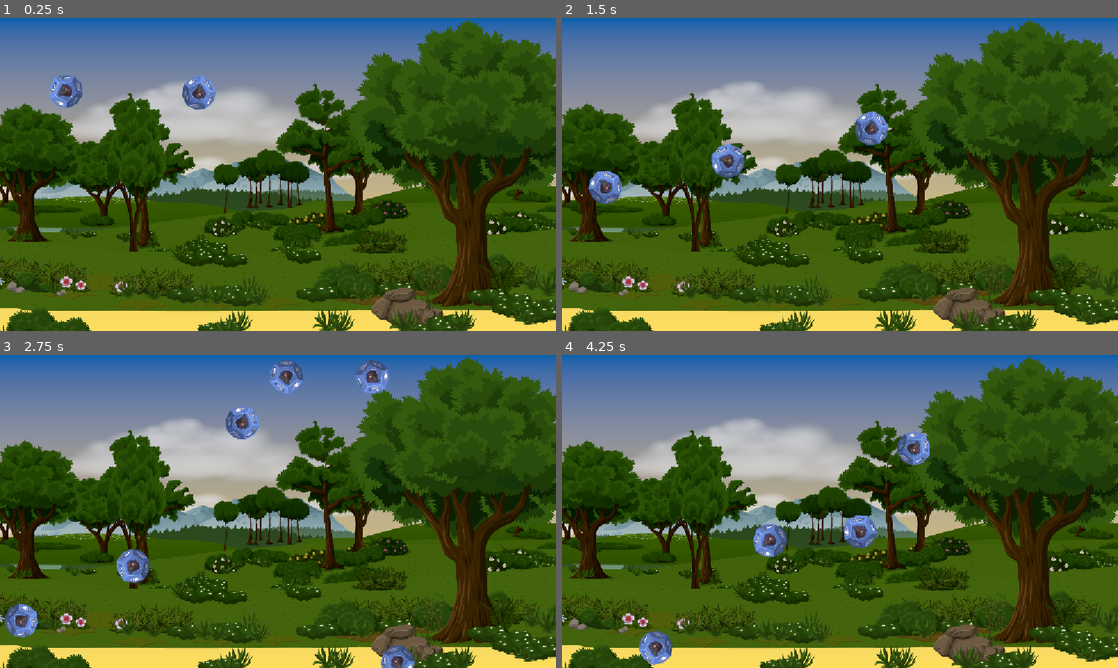
Above: before the commit, frames 1-4 (two rows, left to right).
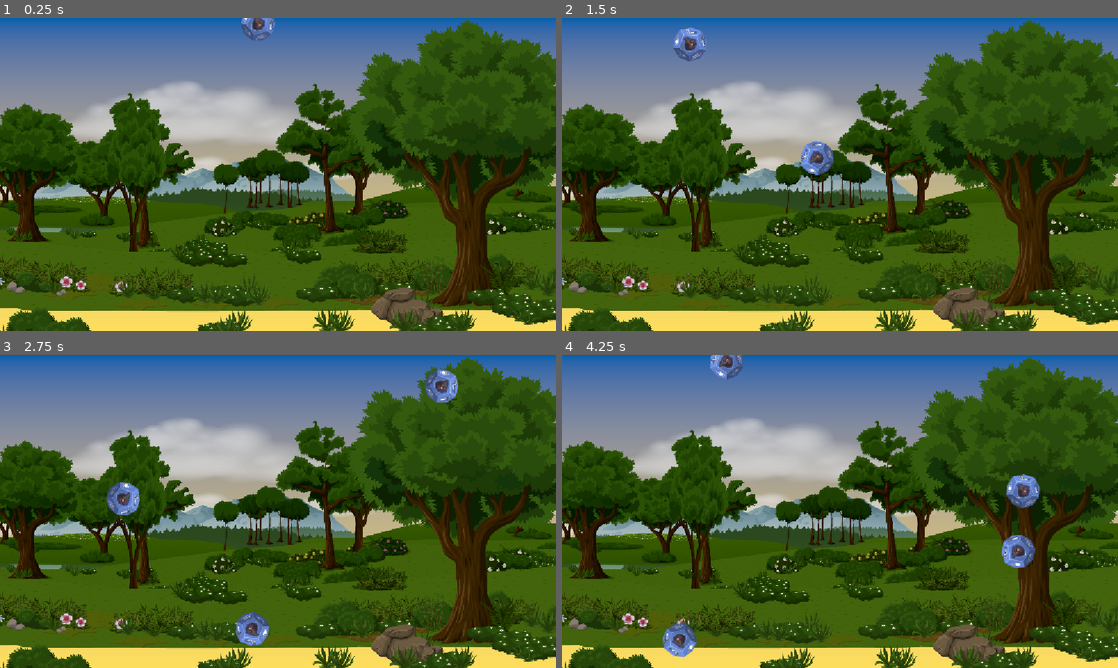
Above: after the commit, the same moments.

Repository: ligarius20fps/kurs-godot
Game: Godot game, scene res://Scenes/Game.tscn
Same seed, same stepped clock (60 frames per second), same inputs: the game is played once before the commit and once after it.
Inputs:
- Up to frame 1 (0.25 s): no input
- Up to frame 2 (1.5 s): no input
- Up to frame 3 (2.75 s): no input
- Up to frame 4 (4.25 s): no input

The runs differ from the first frame. In frame 1, 1.3% of the frame differs, in the area x 8-50%, y 0-30%; in frame 2, 2.4%; in frame 3, 4.3%, in the area x 0-83%, y 1-100%; in frame 4, 3.8%.

Commit message:
GAME OVER YEAAAHH!!!

Diff:
--- a/dice-catcher/Scenes/Dice/Dice.gd
+++ b/dice-catcher/Scenes/Dice/Dice.gd
@@ -9,12 +9,14 @@
 var SPEED:int = 200
 @export
 var ROTATION_SPEED:float = TAU/4
+const max_angle = 0.3
 
 # Called when the node enters the scene tree for the first time.
 func _ready() -> void:
 	# mówili mi: "nie kręć całą sceną"
 	# a zróbmy tak, że będzie spadało na ukos
-	rotate(randf_range(-0.5, 0.5))
+	var _rotation = randf_range(-max_angle, max_angle)
+	rotate(_rotation)
 	SPEED = randi_range(100, 400)
 	ROTATION_SPEED = randf_range(-TAU, TAU)
 
--- a/dice-catcher/Scenes/Game.gd
+++ b/dice-catcher/Scenes/Game.gd
@@ -1,4 +1,30 @@
 extends Node2D
+
+const DICE = preload("uid://b402sficj377r")
+@onready var timer: Timer = $SpawnDiceTimer
+@onready var game_over_sound: AudioStreamPlayer = $GameOverSound
+
+
+# kostka pojawi się nad planszą
+const off_screen_spawn_distnace = 80
+# powinien być margines w którym miejscu może upaść kostka
+const landing_margin = 260
+var screen_size:Vector2
+
+func _ready():
+	screen_size = get_viewport_rect().size
+	spawn_dice()
+
+func spawn_dice():
+	var new_dice: Dice = DICE.instantiate()
+	var spawn_point = Vector2(
+		randf_range(landing_margin, screen_size.x - landing_margin),
+		-off_screen_spawn_distnace
+	)
+	new_dice.off_screen.connect(game_over)
+	new_dice.position = spawn_point
+	add_child(new_dice)
 
 func game_over():
 	print("Game Over!")
+	game_over_sound.play()
--- a/dice-catcher/Scenes/Game.tscn
+++ b/dice-catcher/Scenes/Game.tscn
@@ -2,7 +2,7 @@
 
 [ext_resource type="Texture2D" uid="uid://tbltdexiry4x" path="res://Assets/GemBg.png" id="1_iukft"]
 [ext_resource type="Script" uid="uid://kua6r5ex1vli" path="res://Scenes/Game.gd" id="1_j5yw3"]
-[ext_resource type="PackedScene" uid="uid://b402sficj377r" path="res://Scenes/Dice/Dice.tscn" id="2_gl6un"]
+[ext_resource type="AudioStream" uid="uid://bde4dh6c0ukos" path="res://Assets/game_over.wav" id="3_j5yw3"]
 
 [node name="Game" type="Node2D"]
 script = ExtResource("1_j5yw3")
@@ -13,22 +13,11 @@
 centered = false
 metadata/_edit_lock_ = true
 
-[node name="Dice" parent="." instance=ExtResource("2_gl6un")]
-position = Vector2(442, 94)
+[node name="SpawnDiceTimer" type="Timer" parent="."]
+autostart = true
 
-[node name="Dice2" parent="." instance=ExtResource("2_gl6un")]
-position = Vector2(154, 75)
+[node name="GameOverSound" type="AudioStreamPlayer" parent="."]
+stream = ExtResource("3_j5yw3")
+volume_db = -20.0
 
-[node name="Dice3" parent="." instance=ExtResource("2_gl6un")]
-position = Vector2(643, -341)
-
-[node name="Dice4" parent="." instance=ExtResource("2_gl6un")]
-position = Vector2(406, -293)
-
-[node name="Dice5" parent="." instance=ExtResource("2_gl6un")]
-position = Vector2(859, -263)
-
-[node name="Dice6" parent="." instance=ExtResource("2_gl6un")]
-position = Vector2(545, -582)
-
-[connection signal="off_screen" from="Dice" to="." method="game_over"]
+[connection signal="timeout" from="SpawnDiceTimer" to="." method="spawn_dice"]
